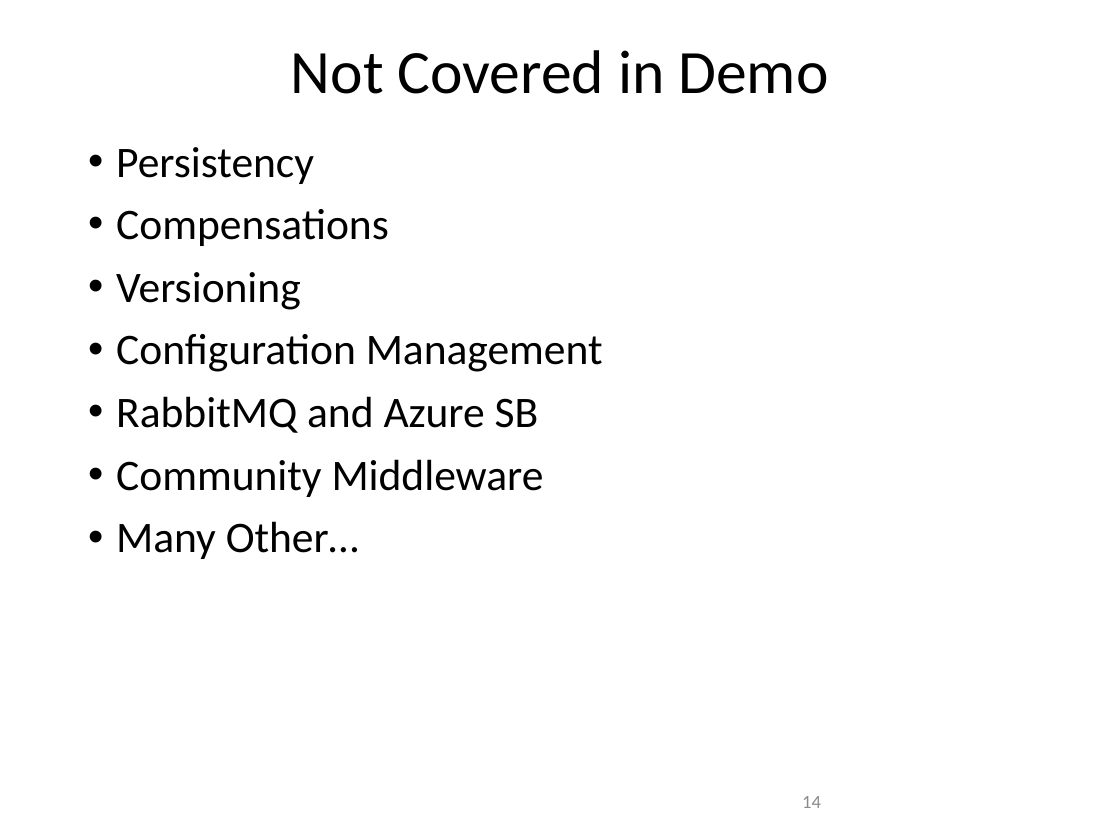
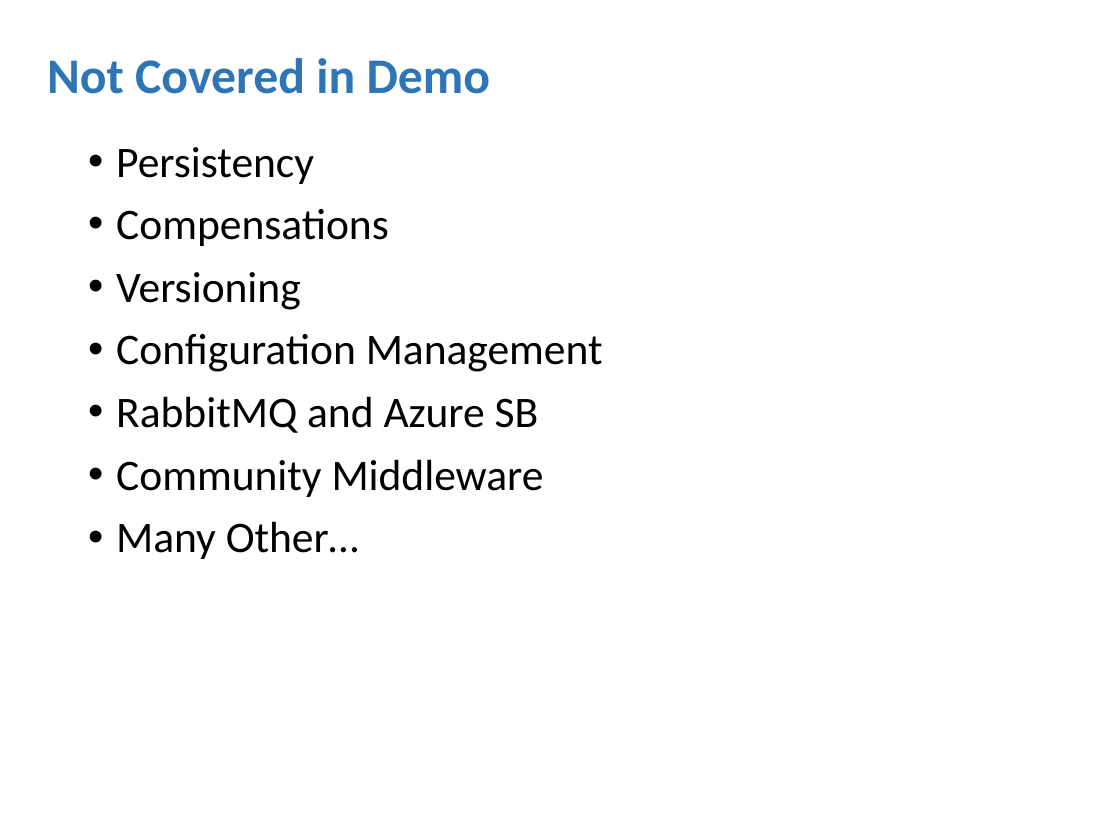
Before and after one commit to amichel/PaymentsGateway.MassTransit.Demo, a slide deck: slide 14 of Presentation/Service Bus Integration Patterns.pptx. Drawn at 1120x840 pixels with LibreOffice and Linux fonts; fonts in the diff are those of the drawing; background and template pictures are left out. Boxes give left, top, right and bottom in pixels: in the first picture for what was removed or moved away, otherwise in the second. Text is boxed around its words. In the diff, an @@ line names an element or a change of style, - is before the commit and + after.

```diff
--- a/Presentation/Service Bus Integration Patterns.pptx
+++ b/Presentation/Service Bus Integration Patterns.pptx
@@ title "Not Covered in Demo": place and size @@
-title "Not Covered in Demo" at [291, 50, 828, 94]
+title "Not Covered in Demo" at [47, 58, 491, 94]
@@ title "Not Covered in Demo" at [47, 58, 491, 94]: size 39.6 to 32 pt, text colour #000000 to #2E75B6, bold on; alignment centre to left @@
@@ page number removed at [802, 796, 821, 808] @@
-14
```
Also in this commit, not shown: 14 other slides changed, 1 slide added, 2 slides removed, 2 other files.
